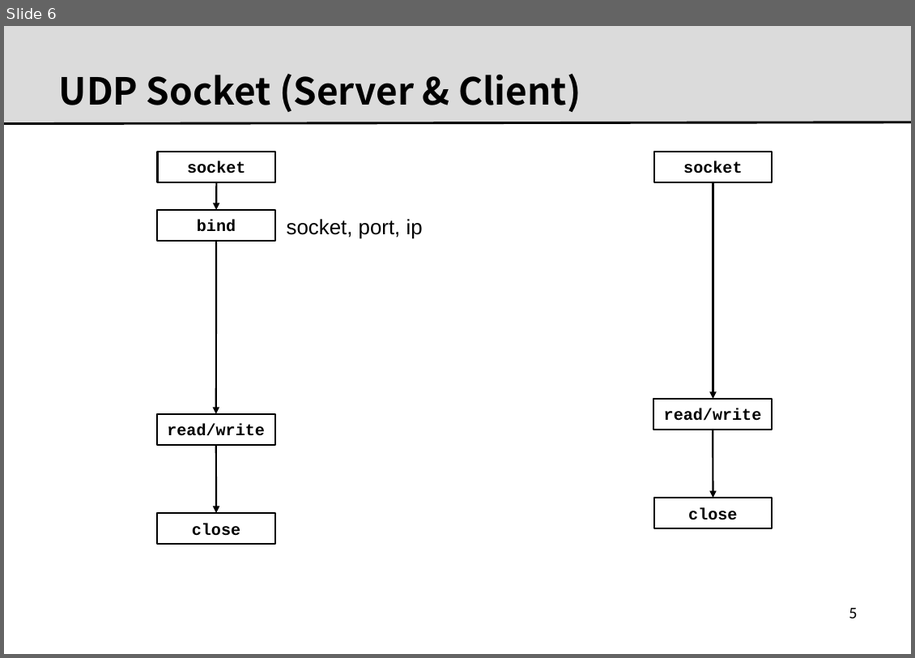
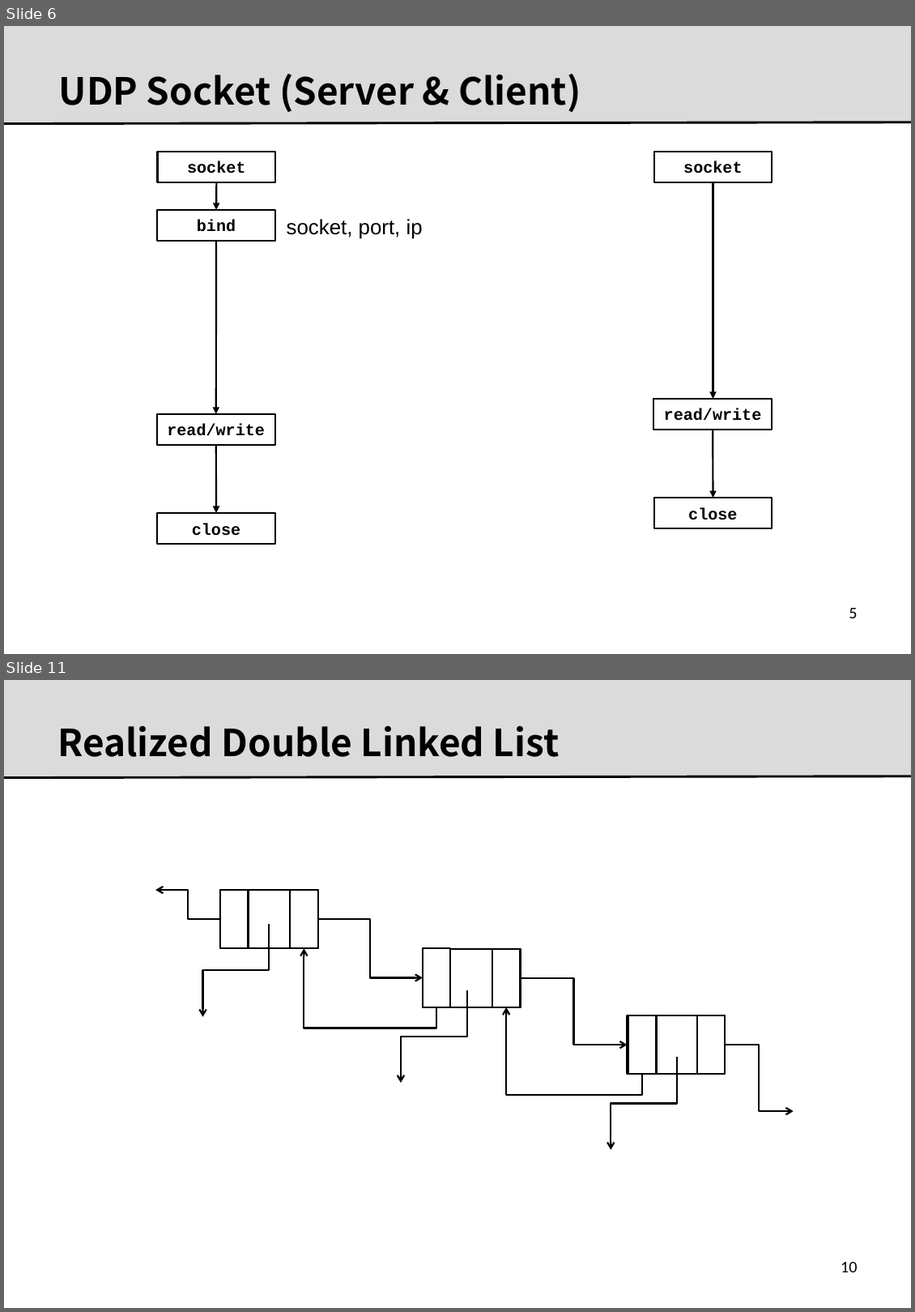
Before and after one commit to kitcrl/ztec, a slide deck: docs/socket.programings.pptx. Shown one above the other, each under a label of ours: slide 6 before the commit, slides 6 and 11 after it; the slides between them are not shown. The pictures are 915x658 and 915x1312 pixels, drawn with LibreOffice and Linux fonts; fonts in the diff are those of the drawing; background and template pictures are left out. Boxes give left, top, right and bottom in pixels: in the first picture for what was removed or moved away, otherwise in the second. Text is boxed around its words. In the diff, an @@ line names an element or a change of style, - is before the commit and + after.

```diff
--- a/docs/socket.programings.pptx
+++ b/docs/socket.programings.pptx
@@ slide 11 added at <box>4,680,911,1308</box>, background #FFFFFF; not listed: 2 template elements that a slide beside it also shows @@
@@ title added at <box>57,726,560,757</box>, 32 pt, text #000000, bold @@
+Realized Double Linked List
@@ elbow arrow added from (220, 920) to (155, 891), #000000 1.5 pt @@
@@ rectangle added at <box>220,891,318,949</box>, fill #FFFFFF, outline #000000 1.5 pt @@
@@ rectangle added at <box>220,891,248,949</box>, fill #FFFFFF, outline #000000 1.5 pt @@
@@ rectangle added at <box>291,891,318,949</box>, fill #FFFFFF, outline #000000 1.5 pt @@
@@ elbow arrow added from (318, 920) to (423, 978), #000000 1.5 pt @@
@@ elbow arrow added from (270, 924) to (203, 1017), #000000 1.5 pt @@
@@ elbow arrow added from (437, 1007) to (304, 949), #000000 1.5 pt @@
@@ rectangle added at <box>423,949,521,1007</box>, fill #FFFFFF, outline #000000 1.5 pt @@
@@ rectangle added at <box>423,949,450,1007</box>, fill #FFFFFF, outline #000000 1.5 pt @@
@@ rectangle added at <box>492,949,520,1007</box>, fill #FFFFFF, outline #000000 1.5 pt @@
@@ elbow arrow added from (467, 990) to (401, 1083), #000000 1.5 pt @@
@@ elbow arrow added from (521, 978) to (627, 1045), #000000 1.5 pt @@
@@ elbow arrow added from (643, 1074) to (506, 1007), #000000 1.5 pt @@
@@ rectangle added at <box>627,1016,725,1074</box>, fill #FFFFFF, outline #000000 1.5 pt @@
@@ rectangle added at <box>629,1016,657,1074</box>, fill #FFFFFF, outline #000000 1.5 pt @@
@@ rectangle added at <box>697,1016,725,1074</box>, fill #FFFFFF, outline #000000 1.5 pt @@
@@ elbow arrow added from (677, 1057) to (612, 1150), #000000 1.5 pt @@
@@ elbow arrow added from (725, 1045) to (794, 1112), #000000 1.5 pt @@
@@ page number added at <box>841,1262,857,1272</box>, 14 pt, text #000000 @@
+10
```
Also in this commit, not shown: 4 other slides added, 1 other file.
